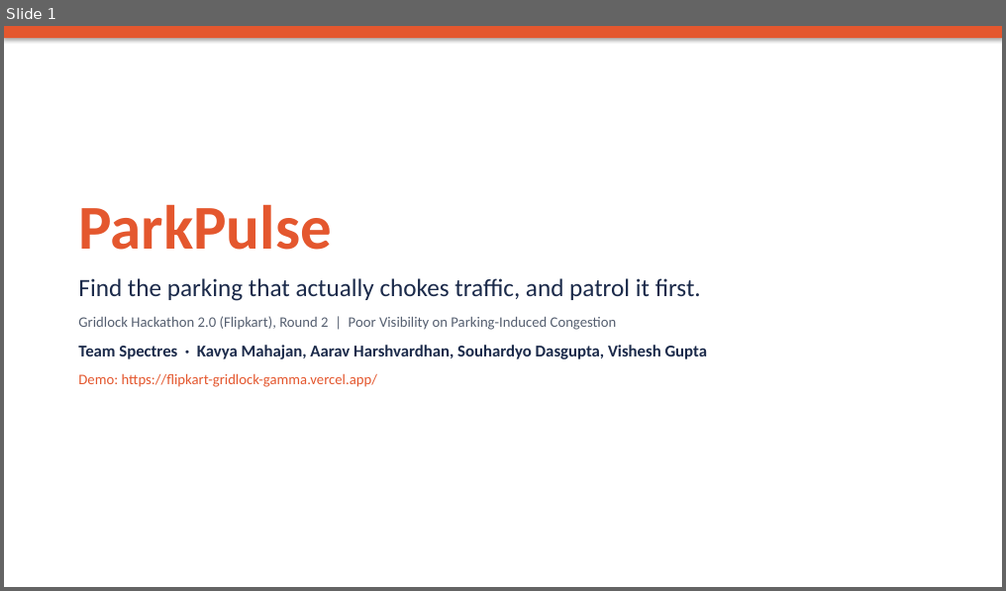
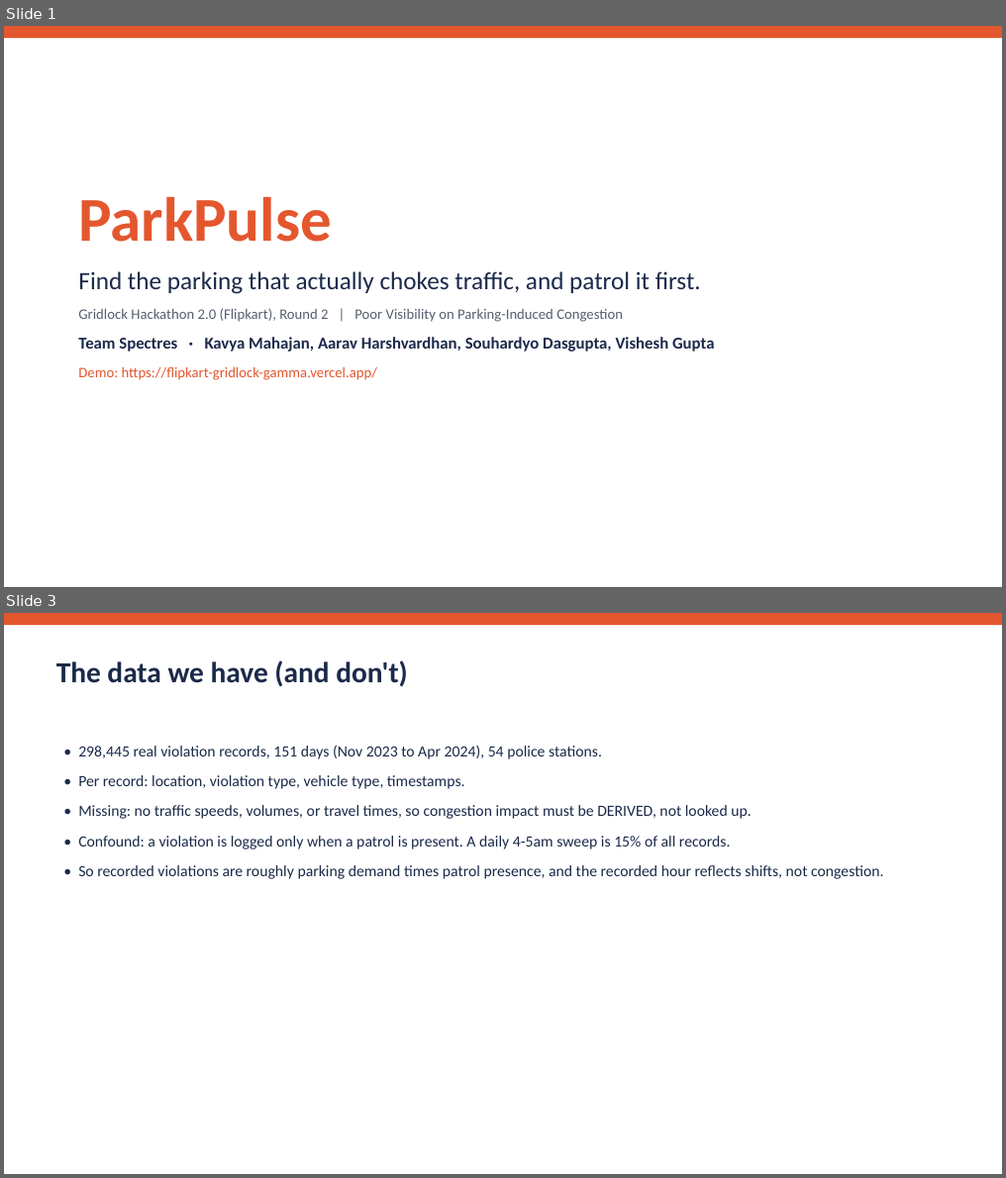
Before and after one commit to senku14x/Flipkart-Gridlock, a slide deck: submission/ParkPulse_Pitch_Deck.pptx. Shown one above the other, each under a label of ours: slide 1 before the commit, slides 1 and 3 after it; the slides between them are not shown. The pictures are 1006x591 and 1006x1178 pixels, drawn with LibreOffice and Linux fonts; fonts in the diff are those of the drawing. Boxes give left, top, right and bottom in pixels: in the first picture for what was removed or moved away, otherwise in the second. Text is boxed around its words. In the diff, an @@ line names an element or a change of style, - is before the commit and + after.

```diff
--- a/submission/ParkPulse_Pitch_Deck.pptx
+++ b/submission/ParkPulse_Pitch_Deck.pptx
@@ slide 3 added at box(4, 613, 1002, 1174), background #FFFFFF @@
@@ rectangle added at box(4, 613, 1002, 625), fill #E4572E @@
@@ text added at box(56, 661, 408, 686), 28 pt, text #1B2A4A, bold @@
+The data we have (and don't)
@@ text added at box(78, 745, 883, 879), 15 pt, text #1B2A4A @@
+• 298,445 real violation records, 151 days (Nov 2023 to Apr 2024), 54 police stations.
+• Per record: location, violation type, vehicle type, timestamps.
+• Missing: no traffic speeds, volumes, or travel times, so congestion impact must be DERIVED, not looked up.
+• Confound: a violation is logged only when a patrol is present. A daily 4-5am sweep is 15% of all records.
+• So recorded violations are roughly parking demand times patrol presence, and the recorded hour reflects shifts, not congestion.
@@ slide 1 changed as well @@
@@ rectangle at box(4, 26, 1002, 38): shadow off @@
@@ text "ParkPulse" rewrapped from box(78, 204, 708, 387) to box(78, 196, 715, 380) @@
```
Also in this commit, not shown: 4 other slides changed, 10 other slides added, 8 slides removed, 1 other file.
